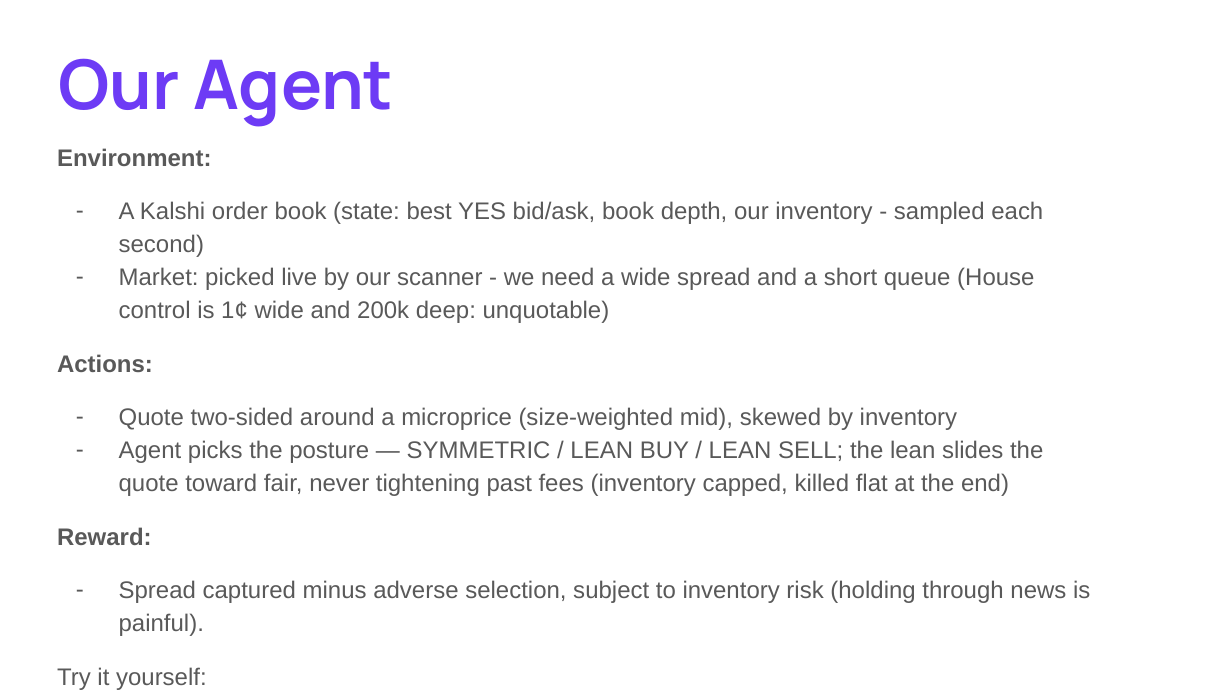
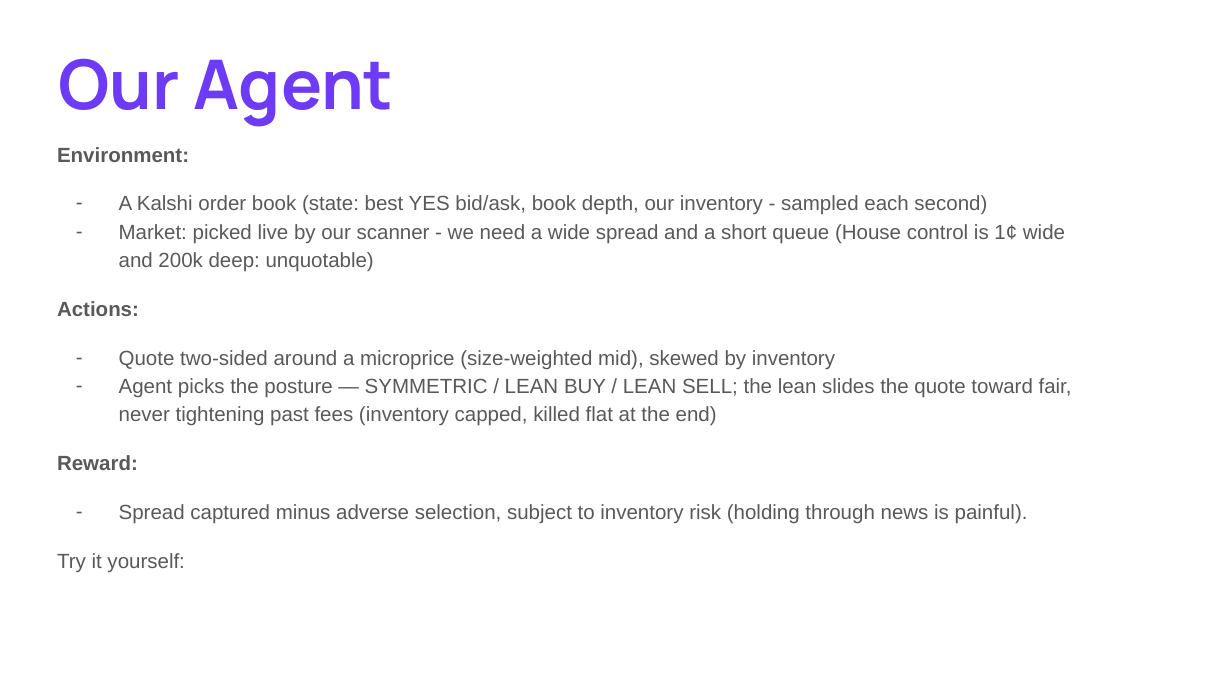
Before and after one commit to athaker/econ_136, a slide deck: slide 8 of alpha_in_the_crowd.pptx. Drawn at 1232x693 pixels with LibreOffice and Linux fonts; fonts in the diff are those of the drawing; background and template pictures are left out. Boxes give left, top, right and bottom in pixels: in the first picture for what was removed or moved away, otherwise in the second. Text is boxed around its words. In the diff, an @@ line names an element or a change of style, - is before the commit and + after.

```diff
--- a/alpha_in_the_crowd.pptx
+++ b/alpha_in_the_crowd.pptx
@@ text "Environment:" at [57, 147, 1072, 572]: size 14 to 12 pt @@
```
Also in this commit, not shown: 2 other slides changed, 3 other files.
